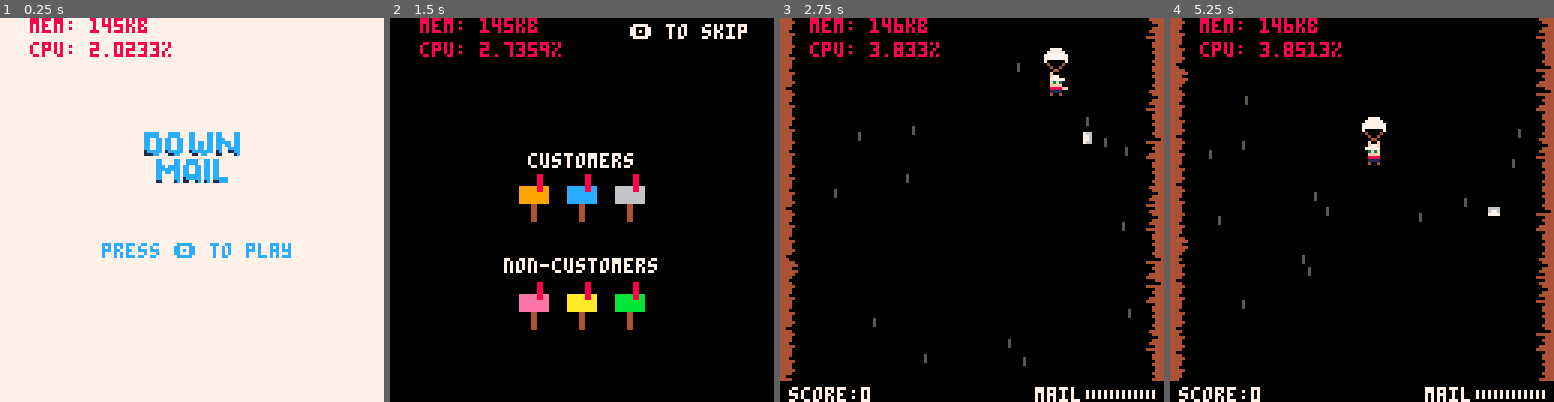
Above: before the commit, frames 1-4 (left to right).
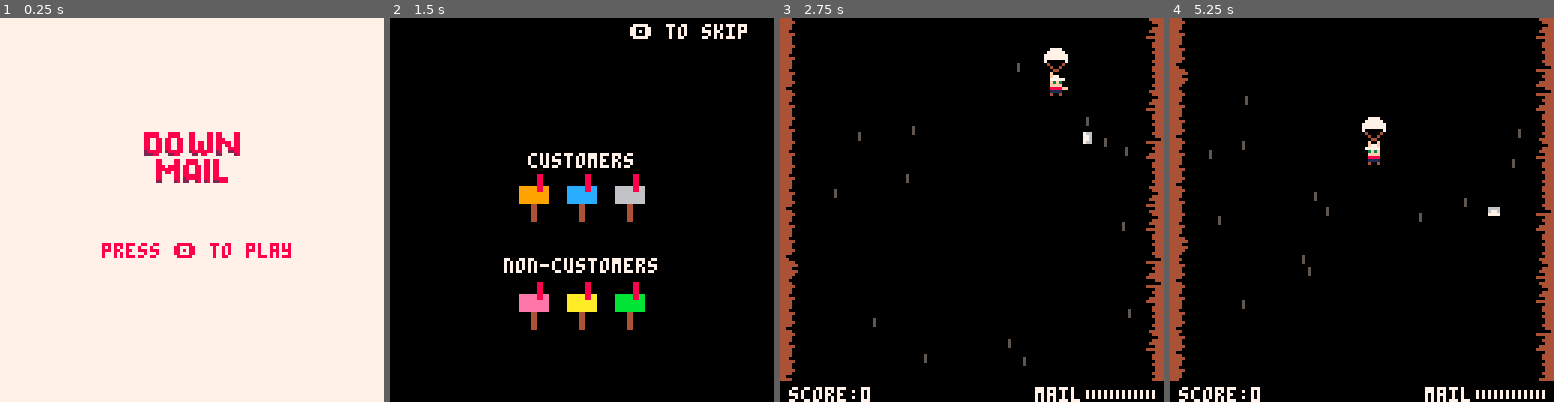
Above: after the commit, the same moments.

Repository: sugarvoid/down-mail
Game: PICO-8 cartridge down_mail.p8
Two runs of this game, one before a commit and one after it. Both use one fixed random seed, a clock stepped at 60 frames per second and the inputs below.
Inputs:
- Up to frame 1 (0.25 s): no input
- Up to frame 2 (1.5 s): tap X (X key) at 0.33, 1.07 s; tap O (Z key) at 0.7 s
- Up to frame 3 (2.75 s): hold Right 1.6-2.1 s; tap O (Z key) at 1.7, 2.1, 2.5 s; tap X (X key) at 1.85 s; hold Up 2.15-2.42 s; hold Right from 2.47 s (still down)
- Up to frame 4 (5.25 s): tap O (Z key) every 0.4 s from 2.9 to 4.9 s; tap X (X key) at 2.97, 4.08, 5.2 s; release Right at 3.03 s; hold Left 3.08-3.58 s; hold Down 3.63-3.97 s; hold Right 4.02-4.68 s; hold Up 4.73-5.03 s; hold Left from 5.08 s (still down)

The runs differ from the first frame. In frame 1, 3.5% of the frame differs, in the area x 7-76%, y 0-63%; in frame 2, 1.0%; in frame 3, 1.0%; in frame 4, 1.1%.

Commit message:
Change title text color

Diff:
--- a/down_mail.p8
+++ b/down_mail.p8
@@ -121,14 +121,14 @@
 00000000000000000000000000000000000000000000000000000000000000000000000000000000000000000000000000000000000000000000000000000000
 00000000000000000000000000000000000000000000000000000000000000000000000000000000000000000000000000000000000000000000000000000000
 00000000000000000000000000000000000000000000000000000000000000000000000000000000000000000000000000000000000000000000000000000000
-0000000005000000000000000000000005050000000000000000000000000000ccccc000cccc000cc0000cc0cc0000cc00000000000000000000000000000000
-0005555505000000000005555000000000050000000055550000000000000000ccccc000cccc000cc0000cc0cc0000cc00000000000000000000000000000000
-0000050005555005500005005500555005050500550050005005550055500000cc00cc0cc00cc00cc0000cc0ccc000cc00000000000000000000000000000000
-0000050005005050050005000505505005050050500050005055050500500000cc00cc0cc00cc00cc0cc0cc0ccccc0cc00000000000000000000000000000000
-0000050005005055550005000505005005050050500055550050050500500000cc00cc0cc00cc00cc0cc0cc0cc0cc0cc00000000000000000000000000000000
-0000050005005050000005005505005005050050500050050050050500500000cc00cc0cc00cc00cc0cc0cc0cc00cccc00000000000000000000000000000000
-00000500050050055000055550055555050500050000500050555550555000001ccccc01ccccc001ccccccc01c0011cc00000000000000000000000000000000
-0000000000000000000000000000000000000005000000000000000000500000111cc00011cc0000110cc0001100001c00000000000000000000000000000000
+00000000050000000000000000000000050500000000000000000000000000008888800088880008800008808800008800000000000000000000000000000000
+00055555050000000000055550000000000500000000555500000000000000008888800088880008800008808800008800000000000000000000000000000000
+00000500055550055000050055005550050505005500500050055500555000008800880880088008800008808880008800000000000000000000000000000000
+00000500050050500500050005055050050500505000500050550505005000008800880880088008808808808888808800000000000000000000000000000000
+00000500050050555500050005050050050500505000555500500505005000008800880880088008808808808808808800000000000000000000000000000000
+00000500050050500000050055050050050500505000500500500505005000008800880880088008808808808800888800000000000000000000000000000000
+00000500050050055000055550055555050500050000500050555550555000002888880288888002888888802800228800000000000000000000000000000000
+00000000000000000000000000000000000000050000000000000000005000002228800022880000220880002200002800000000000000000000000000000000
 00000000000000000000000000000000000005500000000000000000550000000000000000000000000000000000000000000000000000000000000000000000
 00000000000000000000000000000000000000000000000000000000000000000000000000000000000000000000000000000000000000000000000000000000
 00000000000000000000000000000000000000000000000000000000000000000000000000000000000000000000000000000000000000000000000000000000
@@ -136,14 +136,14 @@
 00000000000000000000000000000000000000000000000000000000000000000000000000000000000000000000000000000000000000000000000000000000
 00000000000000000000000000000000000000000000000000000000000000000000000000000000000000000000000000000000000000000000000000000000
 00000000000000000000000000000000000000000000000000000000000000000000000000000000000000000000000000000000000000000000000000000000
-00000000000000000000000000000000000000000000000000000000000000000000cc0000cc00cccc00cc0cc000000000000000000000000000000000000000
-00000000000000000000000000000000000000000000000000000000000000000000cc0000cc00cccc00cc0cc000000000000000000000000000000000000000
-00000000000000000000000000000000000000000000000000000000000000000000ccc0cccc0cc00cc0cc0cc000000000000000000000000000000000000000
-00000000000000000000000000000000000000000000000000000000000000000000cccccccc0cc00cc0cc0cc000000000000000000000000000000000000000
-00000000000000000000000000000000000000000000000000000000000000000000cc0cc0cc0cc00cc0cc0cc000000000000000000000000000000000000000
-00000000000000000000000000000000000000000000000000000000000000000000cc0000cc0cccccc0cc0cc000000000000000000000000000000000000000
-00000000000000000000000000000000000000000000000000000000000000000000cc0000cc01ccccc0cc0ccccc000000000000000000000000000000000000
-000000000000000000000000000000000000000000000000000000000000000000001100001c011001c01c011ccc000000000000000000000000000000000000
+00000000000000000000000000000000000000000000000000000000000000000000880000880088880088088000000000000000000000000000000000000000
+00000000000000000000000000000000000000000000000000000000000000000000880000880088880088088000000000000000000000000000000000000000
+00000000000000000000000000000000000000000000000000000000000000000000888088880880088088088000000000000000000000000000000000000000
+00000000000000000000000000000000000000000000000000000000000000000000888888880880088088088000000000000000000000000000000000000000
+00000000000000000000000000000000000000000000000000000000000000000000880880880880088088088000000000000000000000000000000000000000
+00000000000000000000000000000000000000000000000000000000000000000000880000880888888088088000000000000000000000000000000000000000
+00000000000000000000000000000000000000000000000000000000000000000000880000880288888088088888000000000000000000000000000000000000
+00000000000000000000000000000000000000000000000000000000000000000000220000280220028028022888000000000000000000000000000000000000
 
 
 
--- a/src/main.lua
+++ b/src/main.lua
@@ -1,4 +1,4 @@
-is_debug = true
+is_debug = false
 
 cols = { 12, 14, 10, 11, 9, 6 } --"b","y","p","g"}
 customers = {}
@@ -299,7 +299,7 @@
     spr(200, 48, 34, 4, 2)
     spr(232, 48, 34+10, 4, 2)
     --print("down mail", hcenter("down mail"), 50, 0)
-    print("press 🅾️ to play", hcenter("press 🅾️ to play"), 75, 12)
+    print("press 🅾️ to play", hcenter("press 🅾️ to play"), 75, 8)
 end
 
 function draw_intro()
